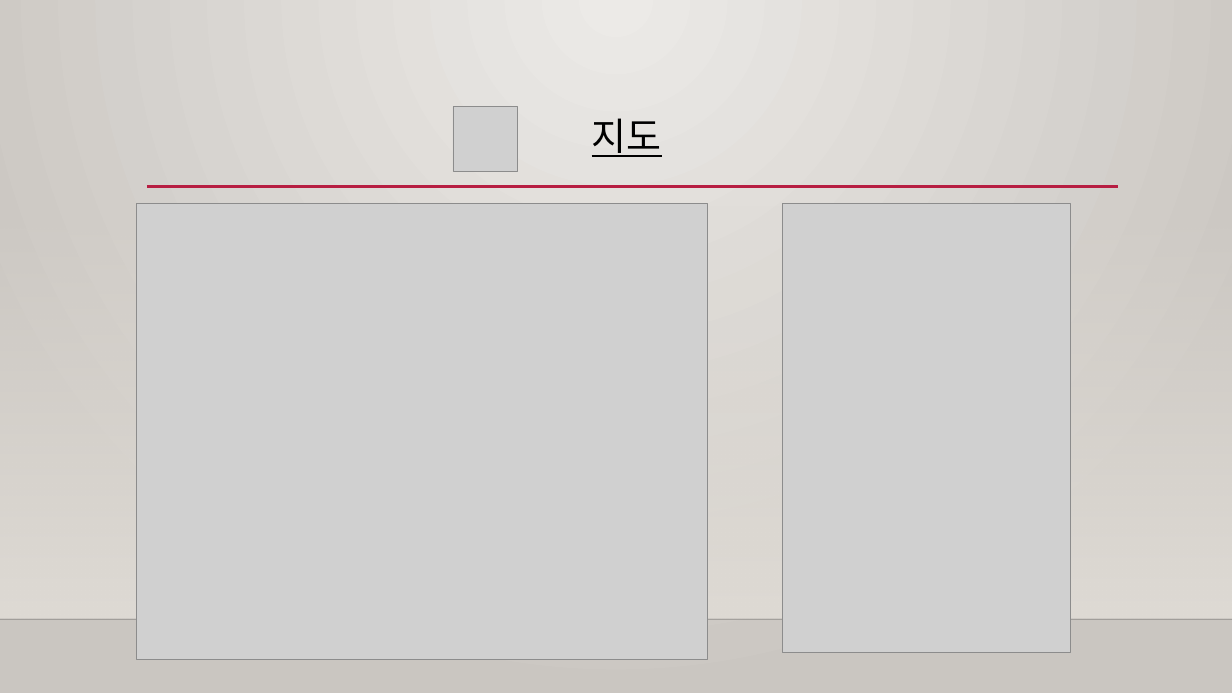
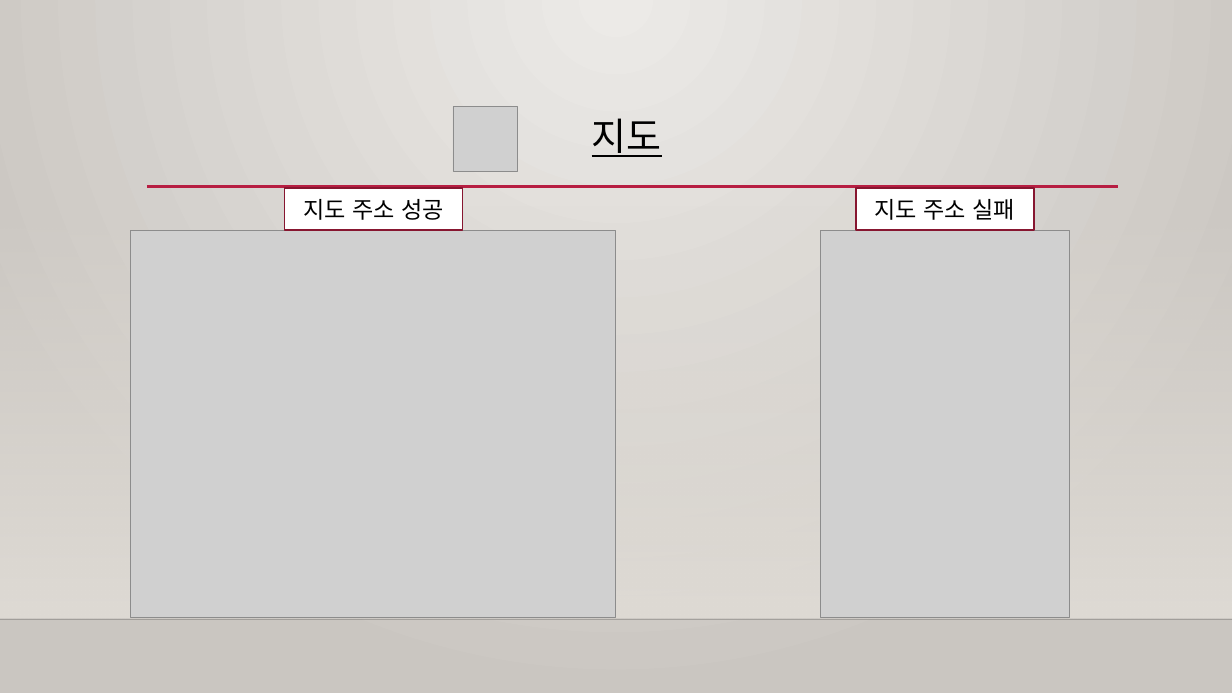
Before and after one commit to changgeunjoe/scriptLang, a slide deck: slide 5 of 프로젝트 발표자료/스크립트 언어 기말 발표.pptx (slide 4 before the commit). Drawn at 1232x693 pixels with LibreOffice and Linux fonts; fonts in the diff are those of the drawing; grey boxes stand for pictures; background and template pictures are left out. Boxes give left, top, right and bottom in pixels: in the first picture for what was removed or moved away, otherwise in the second. Text is boxed around its words. In the diff, an @@ line names an element or a change of style, - is before the commit and + after.

```diff
--- a/프로젝트 발표자료/스크립트 언어 기말 발표.pptx
+++ b/프로젝트 발표자료/스크립트 언어 기말 발표.pptx
@@ rectangle added at [285, 189, 463, 230], fill #FFFFFF, outline #871631 1.25 pt, 18 pt, text #000000 @@
+지도 주소 성공
@@ rectangle added at [856, 189, 1034, 230], fill #FFFFFF, outline #871631 1.25 pt, 18 pt, text #000000 @@
+지도 주소 실패
@@ picture: place and size @@
-picture at [137, 203, 708, 659]
+picture at [131, 230, 616, 617]
@@ picture: place and size @@
-picture at [783, 203, 1071, 653]
+picture at [821, 230, 1069, 617]
```
Also in this commit, not shown: 2 other slides changed, 5 slides added, 1 slide removed, 2 other files.
